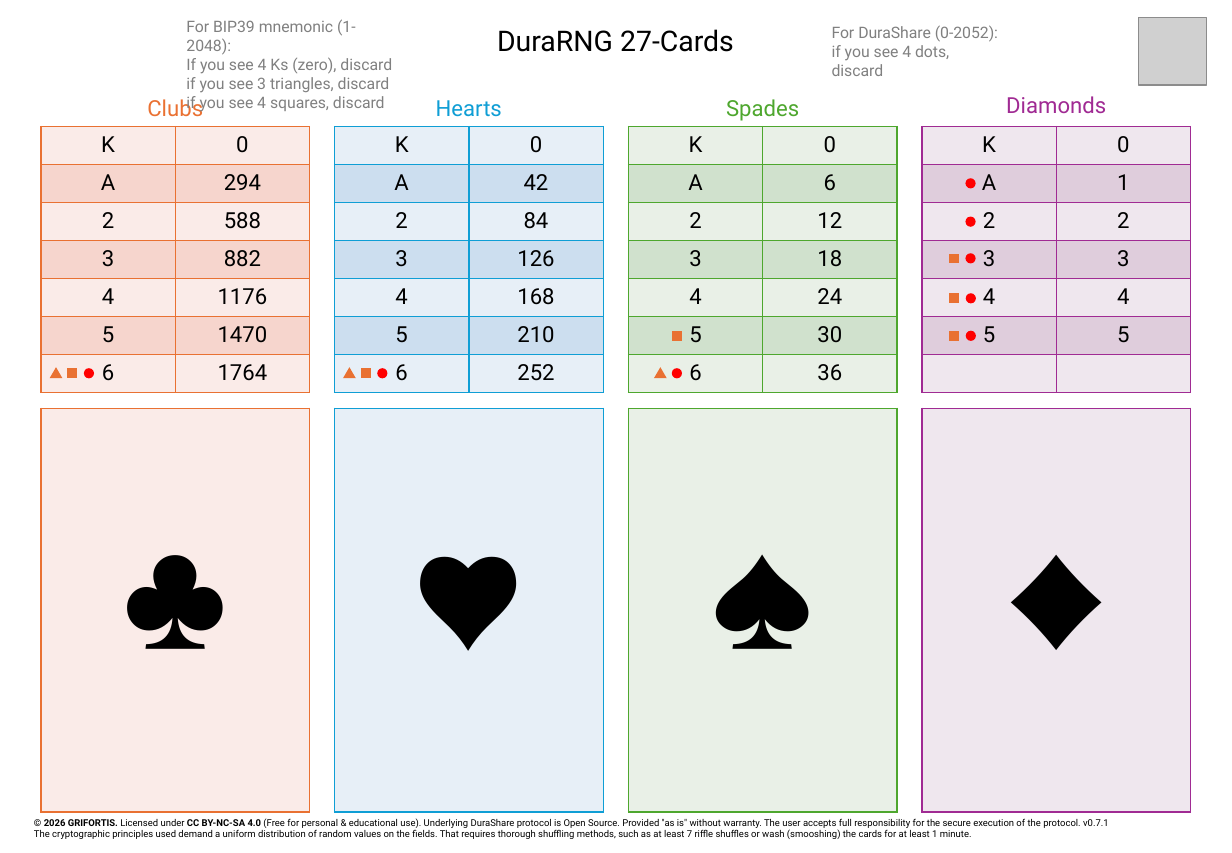
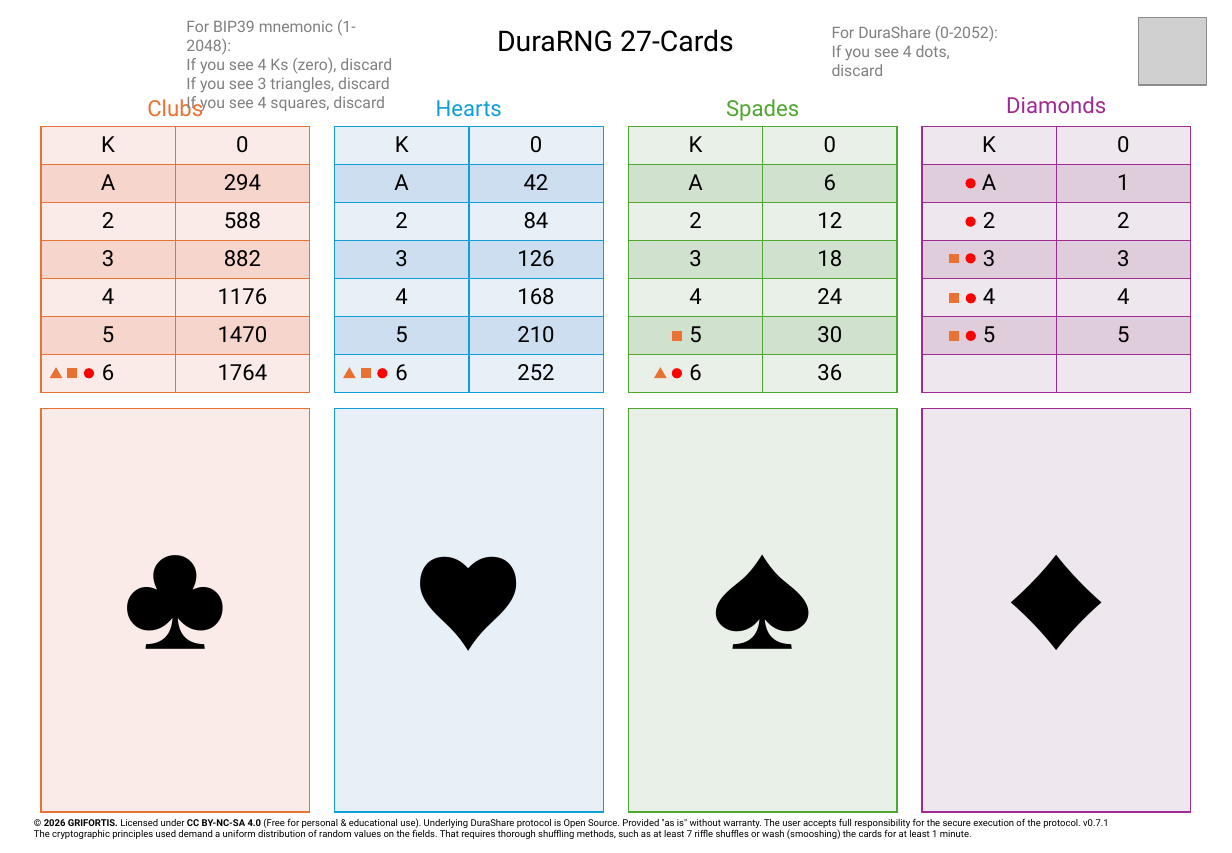
Before and after one commit to GRIFORTIS/durashare, a slide deck: slide 1 of docs/Template_Manual_3-of-5_24-words/06.DuraRNG_27-Cards_v1.pptx. Drawn at 1232x853 pixels with LibreOffice and Linux fonts; fonts in the diff are those of the drawing; grey boxes stand for pictures. Boxes give left, top, right and bottom in pixels: in the first picture for what was removed or moved away, otherwise in the second. Text is boxed around its words. In the diff, an @@ line names an element or a change of style, - is before the commit and + after.

```diff
--- a/docs/Template_Manual_3-of-5_24-words/06.DuraRNG_27-Cards_v1.pptx
+++ b/docs/Template_Manual_3-of-5_24-words/06.DuraRNG_27-Cards_v1.pptx
@@ text at bbox=[832, 45, 950, 76]: text changed @@
-if you see 4 dots, discard
+If you see 4 dots, discard
@@ text at bbox=[186, 77, 390, 112]: text changed @@
-if you see 3 triangles, discard
-if you see 4 squares, discard
+If you see 3 triangles, discard
+If you see 4 squares, discard
```
Also in this commit, not shown: 7 other files.
